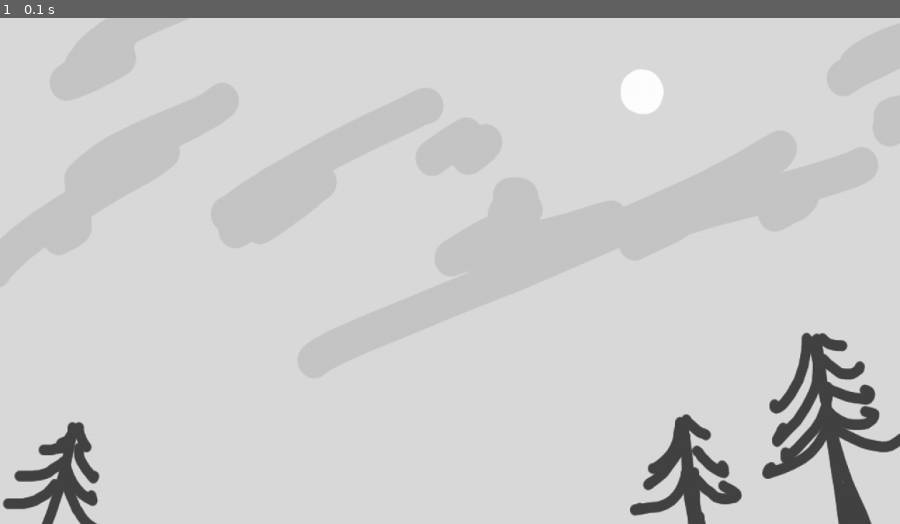
Above: before the commit, frame 1.
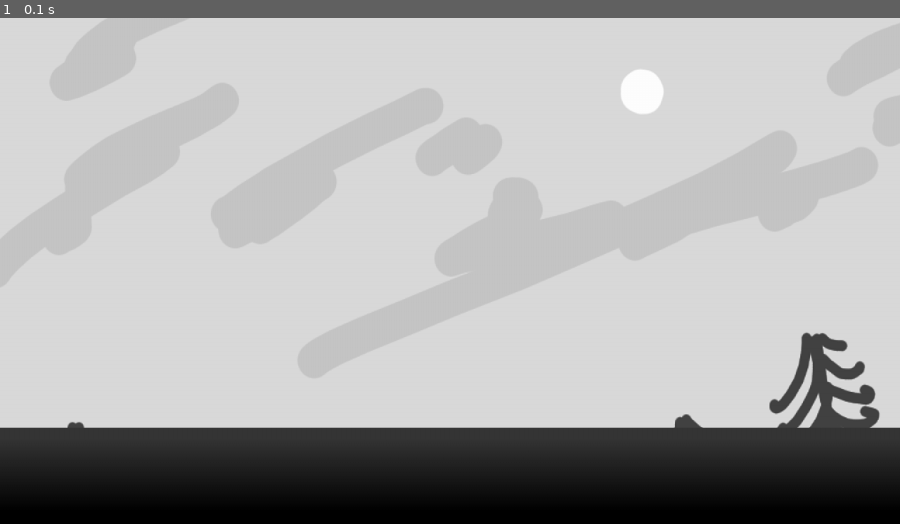
Above: after the commit, the same moment.

Repository: StefMcCuistion/PyGame-Practice-Exercises
Game: pygame game, started from src/main.py
Same seed, same stepped clock (60 frames per second), same inputs: the game is played once before the commit and once after it.
Inputs:
- Up to frame 1 (0.1 s): no input

The runs differ from the first frame. In frame 1, 18% of the frame differs, in the area x 0-100%, y 80-100%.

Commit message:
Drafted positioning of ground sprite, haven't implemented scaling with resolution

Diff:
--- a/src/main.py
+++ b/src/main.py
@@ -16,7 +16,11 @@
 
 def start_menu(screen, clock):
 
+    x, y = screen.get_size() # Retrieves screen size
+
     display_bg('start', screen)
+    surf_ground = pg.image.load('img/spr_ground.png')
+    screen.blit(surf_ground, (0, y+1-138))
 
     while True:
         for event in pg.event.get():
